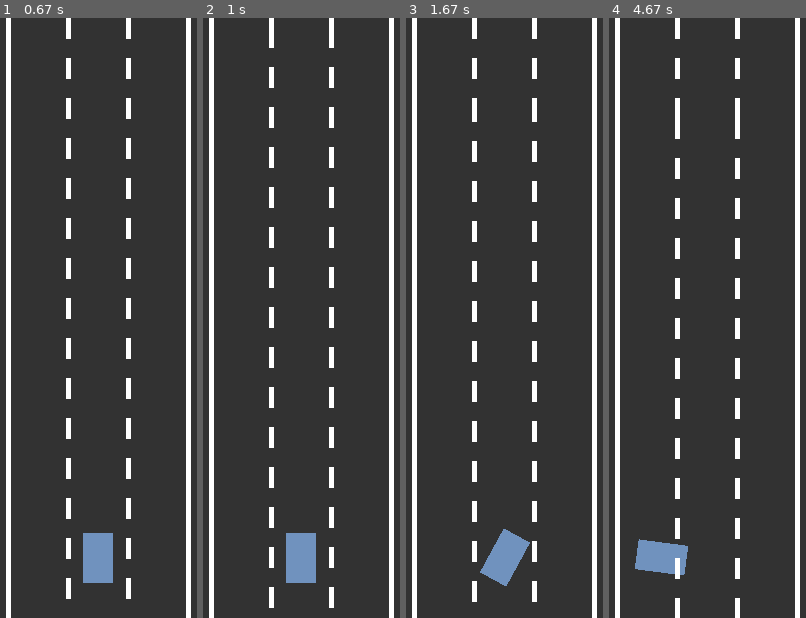
Above: before the commit, frames 1-4 (left to right).
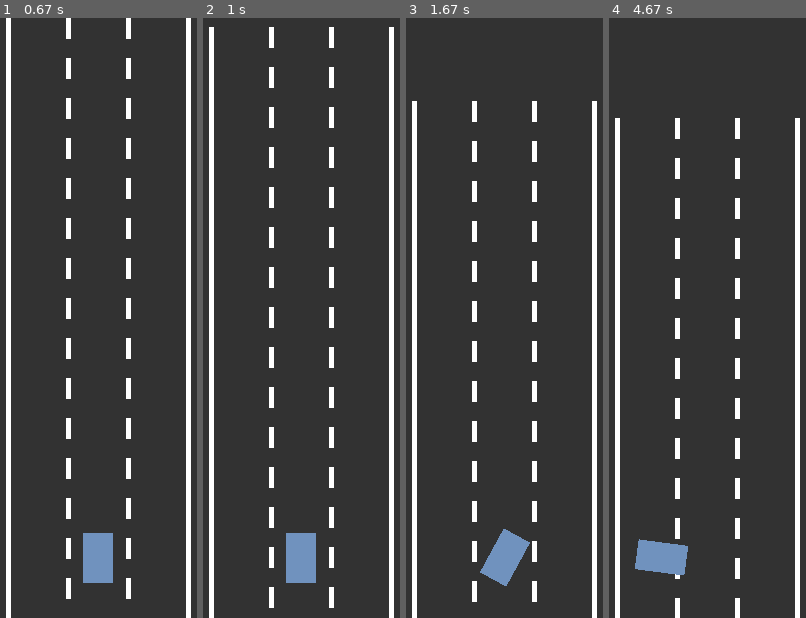
Above: after the commit, the same moments.

Repository: kc-raahi/self-driving-car-sim
Game: pygame game, started from car.py
Two runs of this game, one before a commit and one after it. Both use one fixed random seed, a clock stepped at 60 frames per second and the inputs below.
Inputs:
- Up to frame 1 (0.67 s): hold Right from 0.33 s (still down)
- Up to frame 2 (1 s): release Right at 0.8 s; hold Up from 0.83 s (still down)
- Up to frame 3 (1.67 s): release Up at 1.3 s; hold Right from 1.33 s (still down)
- Up to frame 4 (4.67 s): release Right at 1.8 s; hold Down 2.4-2.7 s; hold Left 2.73-3.13 s; hold Up 3.17-3.53 s; hold Right 3.57-4.2 s; hold Down 4.23-4.6 s; hold Left from 4.63 s (still down)

Frame 1 is identical in both runs. In frame 2, 0.2% of the frame differs, in the area x 3-97%, y 0-2%; in frame 3, 1.1%; in frame 4, 1.4%, in the area x 3-97%, y 0-93%.

Commit message:
20230710 - beginning road scrolling functionality

Diff:
--- a/car.py
+++ b/car.py
@@ -149,7 +149,7 @@
     #https://stackoverflow.com/questions/29582596/pygame-translate-surface-a-given-amount
     def scroll(self, my_screen, y):
         temp = my_screen.copy()
-        self.draw(temp)
+        my_screen.fill(ROAD_COL)
         my_screen.blit(temp, (0, y+SCREEN_HEIGHT * 0.9))
 
 
